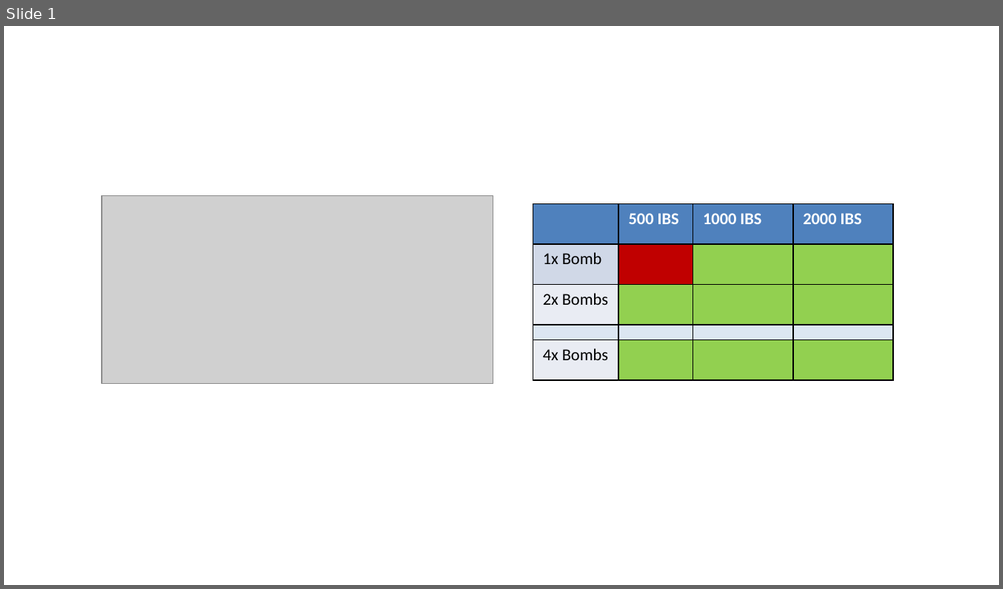
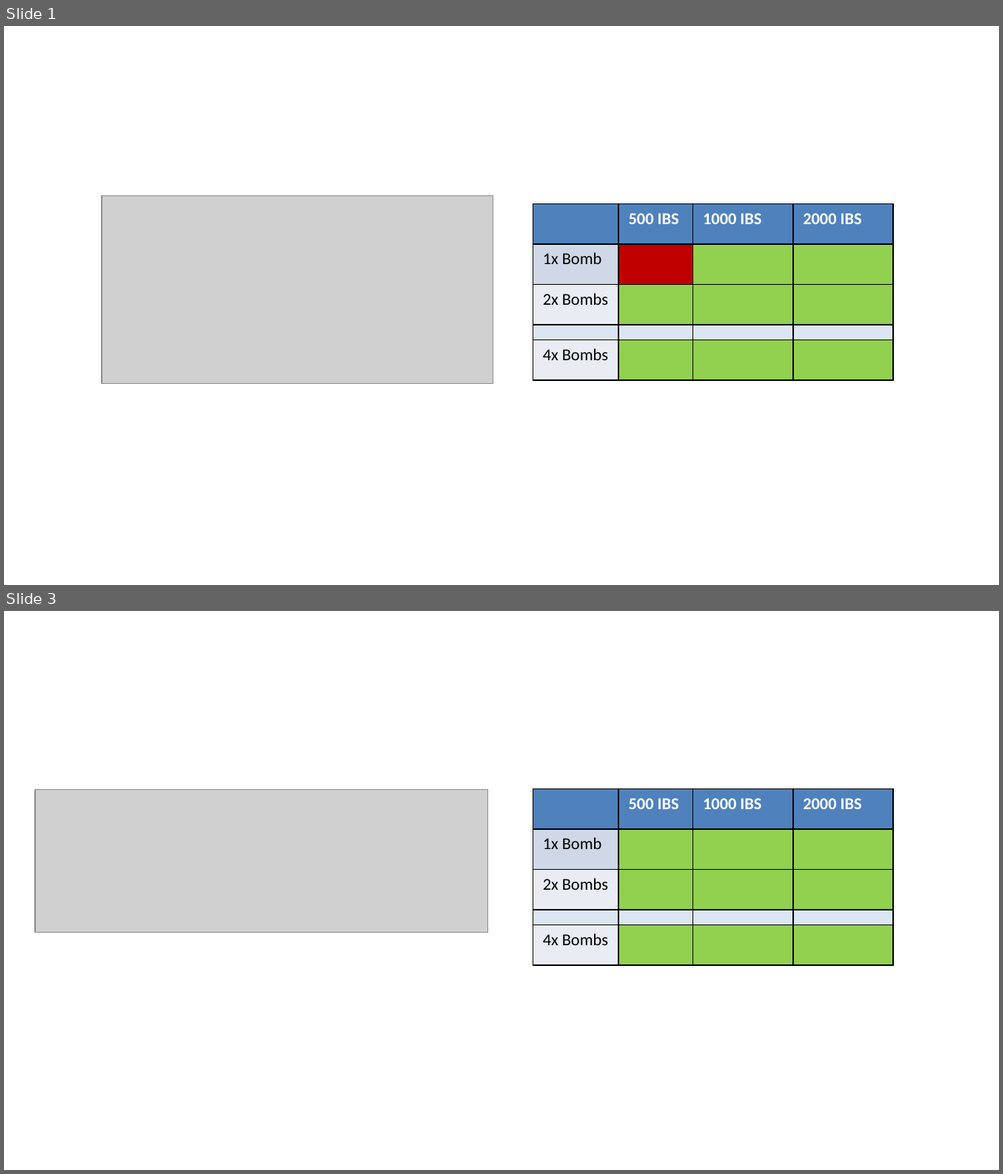
Before and after one commit to 132nd-vWing/TRMA-Brief, a slide deck: PAGES/TRMA_TGT_EFFECTS.pptx. Shown one above the other, each under a label of ours: slide 1 before the commit, slides 1 and 3 after it; the slides between them are not shown. The pictures are 1003x589 and 1003x1174 pixels, drawn with LibreOffice and Linux fonts; fonts in the diff are those of the drawing; grey boxes stand for pictures; background and template pictures are left out. Boxes give left, top, right and bottom in pixels: in the first picture for what was removed or moved away, otherwise in the second. Text is boxed around its words. In the diff, an @@ line names an element or a change of style, - is before the commit and + after.

```diff
--- a/PAGES/TRMA_TGT_EFFECTS.pptx
+++ b/PAGES/TRMA_TGT_EFFECTS.pptx
@@ slide 3 added at [4, 611, 999, 1170], background #FFFFFF @@
@@ picture added at [35, 790, 487, 933] @@
@@ table added at [532, 789, 893, 965], 5 rows, 4 columns @@
+ | 500 IBS | 1000 IBS | 2000 IBS
+1x Bomb |  |  | 
+2x Bombs |  |  | 
+ |  |  | 
+4x Bombs |  |  | 
```
Also in this commit, not shown: 8 other slides added, 8 other files.
